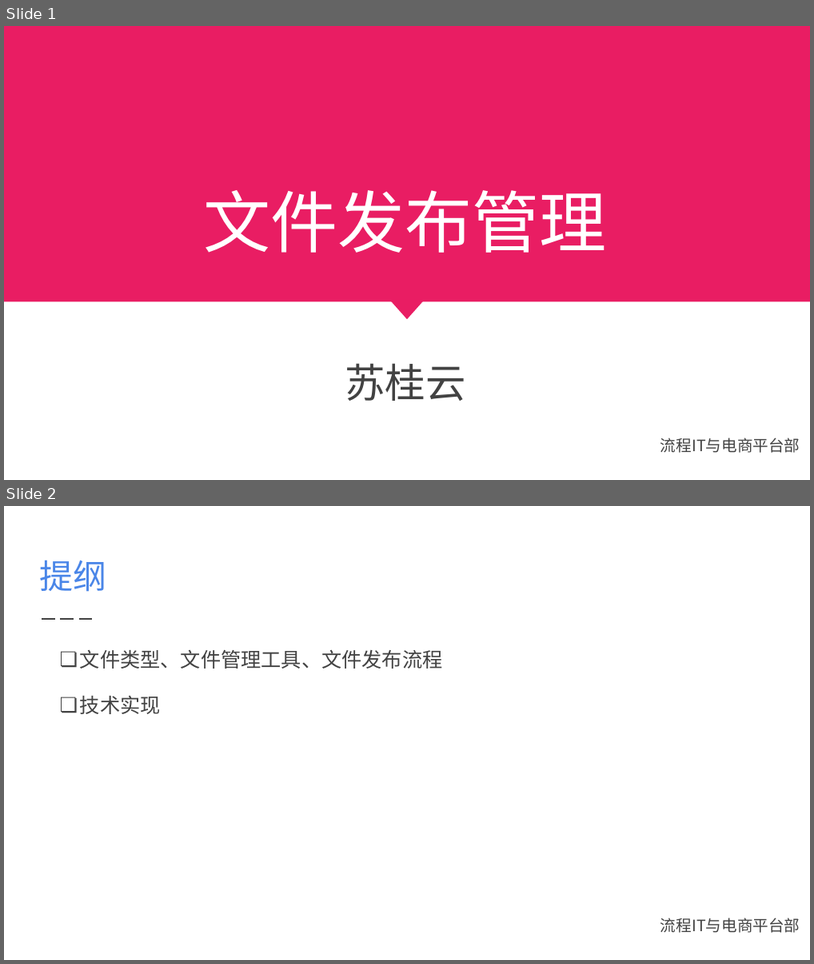
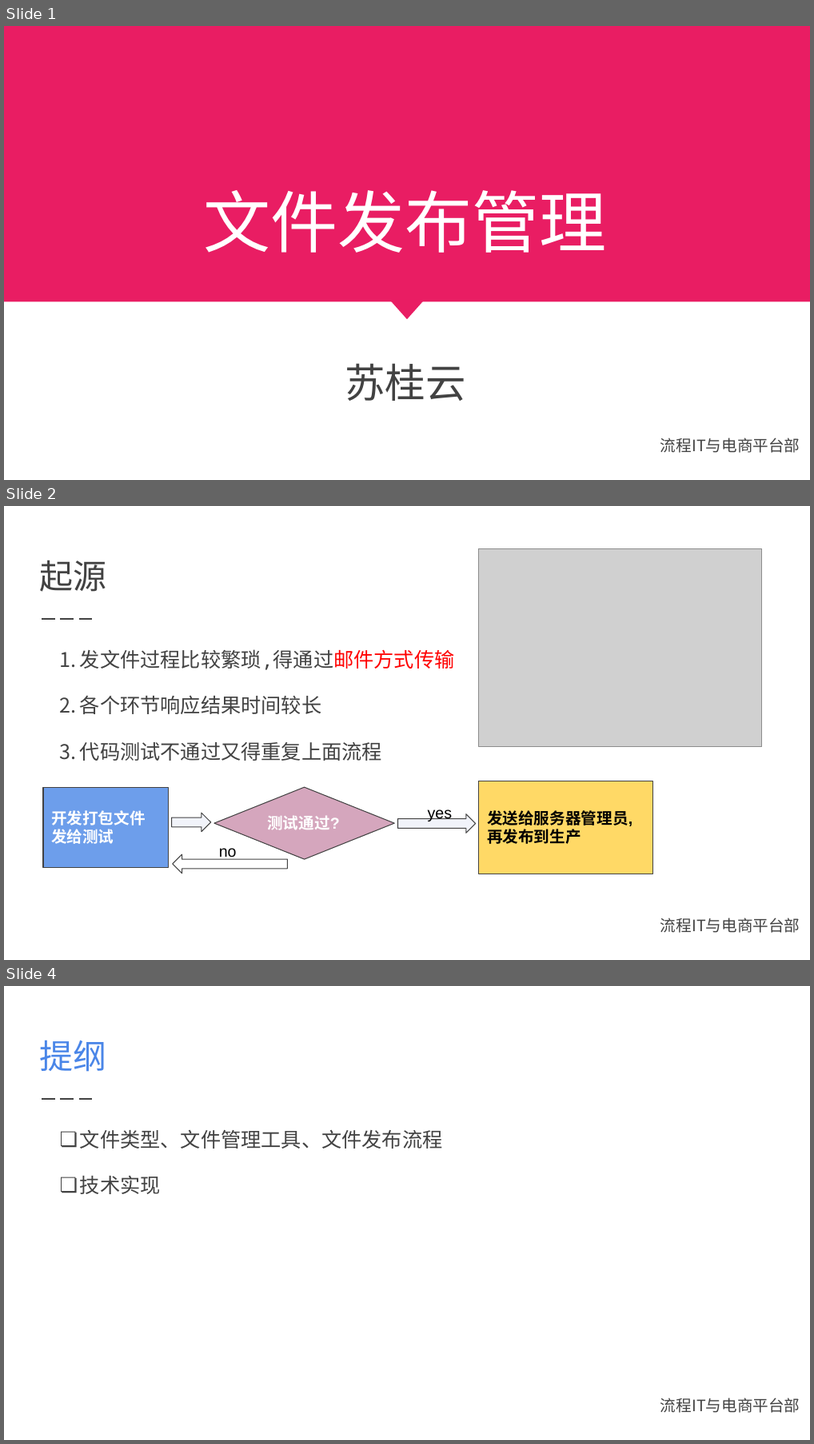
Before and after one commit to shekobe/test, a slide deck: 文件发布管理.pptx. Shown one above the other, each under a label of ours: slides 1 and 2 before the commit, slides 1, 2 and 4 after it; the slides between them are not shown. The pictures are 814x964 and 814x1444 pixels, drawn with LibreOffice and Linux fonts; fonts in the diff are those of the drawing; grey boxes stand for pictures; background and template pictures are left out. Boxes give left, top, right and bottom in pixels: in the first picture for what was removed or moved away, otherwise in the second. Text is boxed around its words. In the diff, an @@ line names an element or a change of style, - is before the commit and + after.

```diff
--- a/文件发布管理.pptx
+++ b/文件发布管理.pptx
@@ slide 2 added at (4, 506, 810, 960), background #FFFFFF; not listed: 2 template elements that a slide beside it also shows @@
@@ picture added at (479, 548, 762, 747) @@
@@ title added at (39, 560, 106, 592), 30 pt, text #424242 @@
+起源
@@ text added at (80, 649, 455, 760), 18 pt, text #424242 @@
+1. 发文件过程比较繁琐,得通过邮件方式传输
+2. 各个环节响应结果时间较长
+3. 代码测试不通过又得重复上面流程
@@ rectangle added at (43, 787, 169, 868), fill #6D9EEB, outline #424242 0.75 pt, 14 pt, text #FFFFFF, bold @@
+开发打包文件发给测试
@@ diamond added at (214, 787, 395, 858), fill #D5A6BD, outline #424242 0.75 pt, 14 pt, text #FFFFFF, bold @@
+测试通过?
@@ rectangle added at (479, 780, 652, 873), fill #FFD966, outline #424242 0.75 pt, 14 pt, text #000000, bold @@
+发送给服务器管理员,再发布到生产
@@ right arrow added at (172, 812, 211, 831), fill #F1F3FA, outline #424242 0.75 pt @@
@@ right arrow added at (398, 814, 476, 832), fill #F1F3FA, outline #424242 0.75 pt @@
@@ text added at (428, 809, 453, 821), 14 pt, text #000000 @@
+yes
@@ left arrow added at (173, 854, 287, 873), fill #FFFFFF, outline #424242 0.75 pt @@
@@ text added at (219, 848, 237, 860), 14 pt, text #000000 @@
+no
@@ what was slide 2 is now slide 4 @@
```
Also in this commit, not shown: 2 slides changed, 2 other slides added, 1 slide removed, 1 other file.
